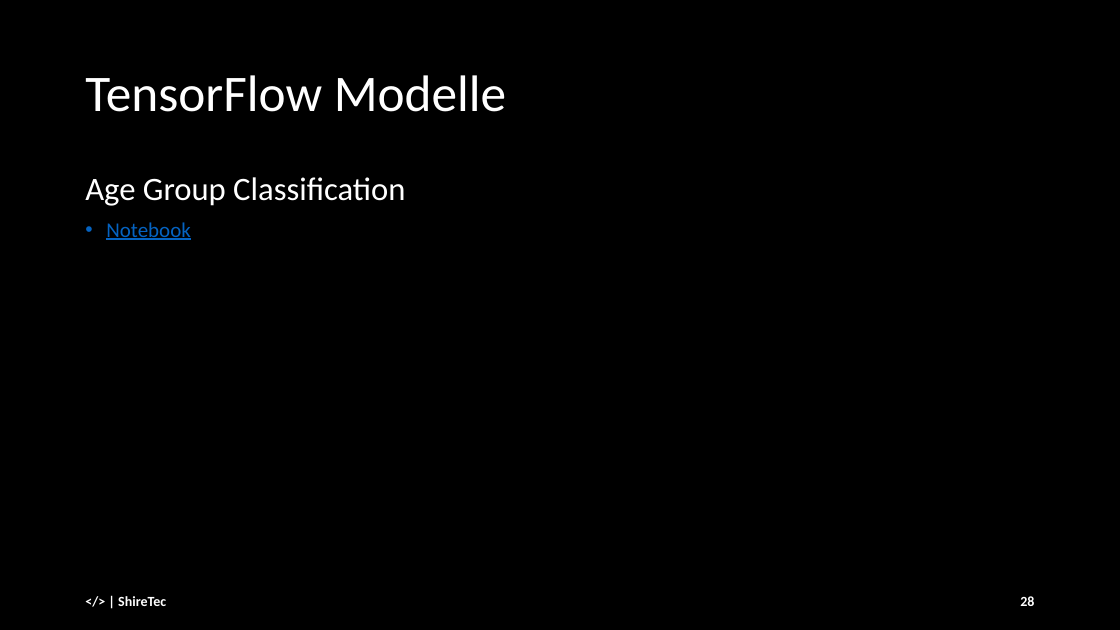
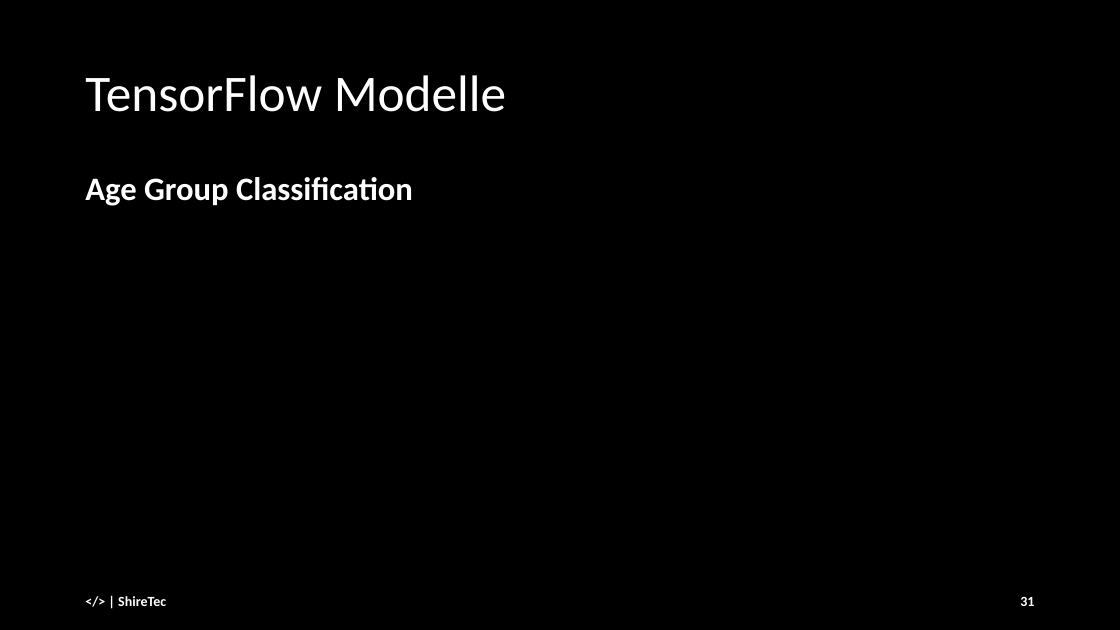
Before and after one commit to andre-anan-gilbert/Real-time-Facial-Age-and-Emotion-Recognition, a slide deck: slide 31 of docs/Final_Presentation_25_01_ [Autosaved].pptx (slide 28 before the commit). Drawn at 1120x630 pixels with LibreOffice and Linux fonts; fonts in the diff are those of the drawing. Boxes give left, top, right and bottom in pixels: in the first picture for what was removed or moved away, otherwise in the second. Text is boxed around its words. In the diff, an @@ line names an element or a change of style, - is before the commit and + after.

```diff
--- a/docs/Final_Presentation_25_01_ [Autosaved].pptx
+++ b/docs/Final_Presentation_25_01_ [Autosaved].pptx
@@ text "Age Group Classification" at box(85, 177, 413, 206): bold on @@
@@ text at box(106, 222, 191, 240): paragraph removed @@
-• Notebook
@@ page number at box(1020, 597, 1034, 606): text changed @@
-28
+31
```
Also in this commit, not shown: 18 other slides changed, 7 slides added, 1 slide removed.
